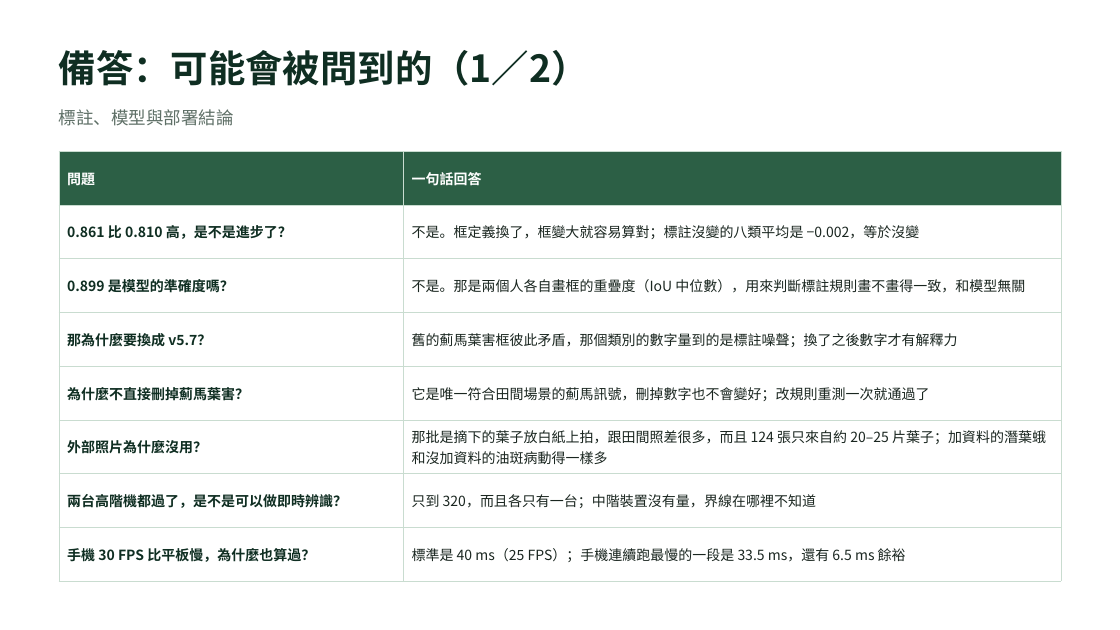
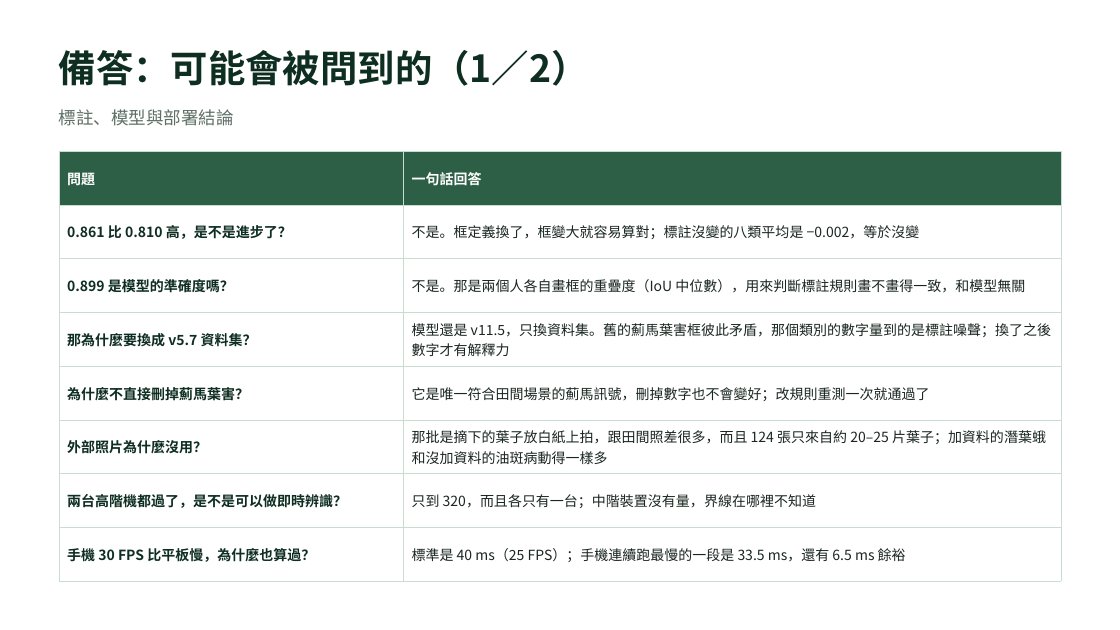
Before and after one commit to OneLeaf-dx/detection, a slide deck: slide 18 of docs/v12.3_簡報_口頭報告.pptx. Drawn at 1120x630 pixels with LibreOffice and Linux fonts; fonts in the diff are those of the drawing. Boxes give left, top, right and bottom in pixels: in the first picture for what was removed or moved away, otherwise in the second. Text is boxed around its words. In the diff, an @@ line names an element or a change of style, - is before the commit and + after.

```diff
--- a/docs/v12.3_簡報_口頭報告.pptx
+++ b/docs/v12.3_簡報_口頭報告.pptx
@@ table at bbox=[59, 151, 1061, 566] @@
-row 4, column 1: 那為什麼要換成 v5.7？
+row 4, column 1: 那為什麼要換成 v5.7 資料集？
-row 4, column 2: 舊的薊馬葉害框彼此矛盾，那個類別的數字量到的是標註噪聲；換了之後數字才有解釋力
+row 4, column 2: 模型還是 v11.5，只換資料集。舊的薊馬葉害框彼此矛盾，那個類別的數字量到的是標註噪聲；換了之後數字才有解釋力
```
Also in this commit, not shown: 11 other slides changed, 19 other files.
